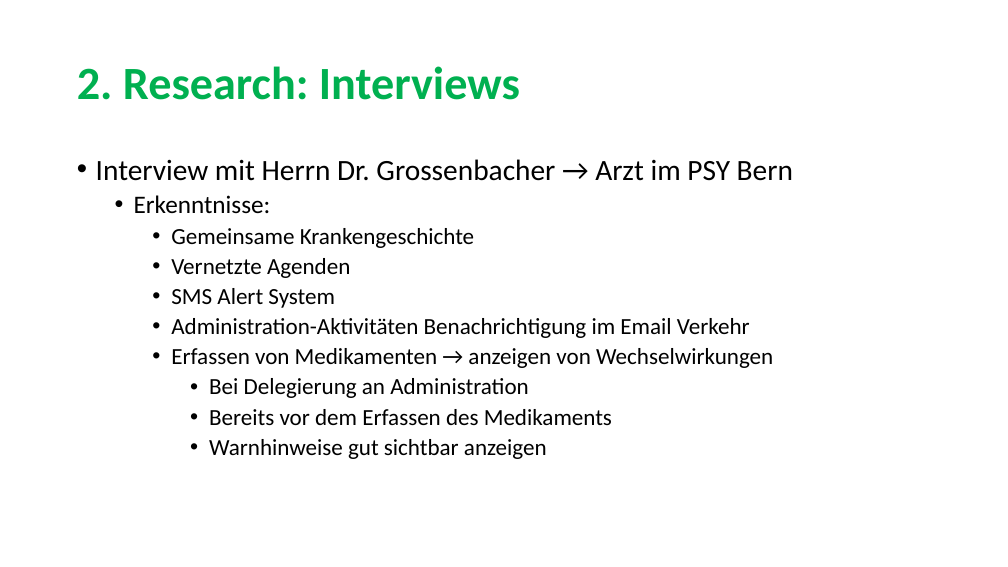
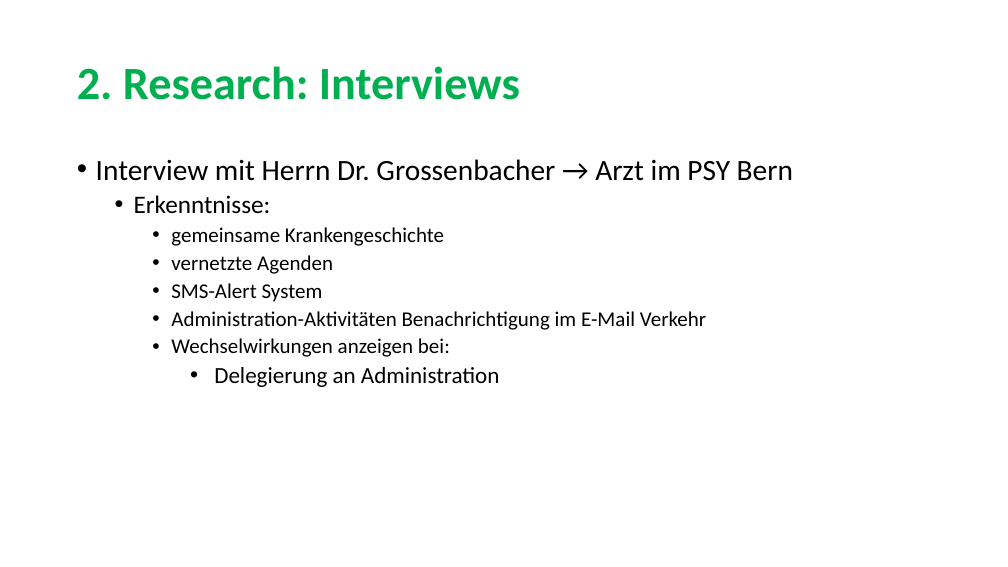
Before and after one commit to sarahmele/ch.bfh.btx8081.w2015.green, a slide deck: slide 5 of doc/task03/Task3.pptx. Drawn at 1008x567 pixels with LibreOffice and Linux fonts; fonts in the diff are those of the drawing. Boxes give left, top, right and bottom in pixels: in the first picture for what was removed or moved away, otherwise in the second. Text is boxed around its words. In the diff, an @@ line names an element or a change of style, - is before the commit and + after.

Commit message:
update presentation

```diff
--- a/doc/task03/Task3.pptx
+++ b/doc/task03/Task3.pptx
@@ text at <box>171,227,706,387</box>: text changed; size 22 to 20 pt @@
-    • Gemeinsame Krankengeschichte
-    • Vernetzte Agenden
-    • SMS Alert System
-    • Administration-Aktivitäten Benachrichtigung im Email Verkehr
-    • Erfassen von Medikamenten → anzeigen von Wechselwirkungen
-      • Bei Delegierung an Administration
-      • Bereits vor dem Erfassen des Medikaments
-      • Warnhinweise gut sichtbar anzeigen
+    • gemeinsame Krankengeschichte
+    • vernetzte Agenden
+    • SMS-Alert System
+    • Administration-Aktivitäten Benachrichtigung im E-Mail Verkehr
+    • Wechselwirkungen anzeigen bei:
+      • Delegierung an Administration
```
